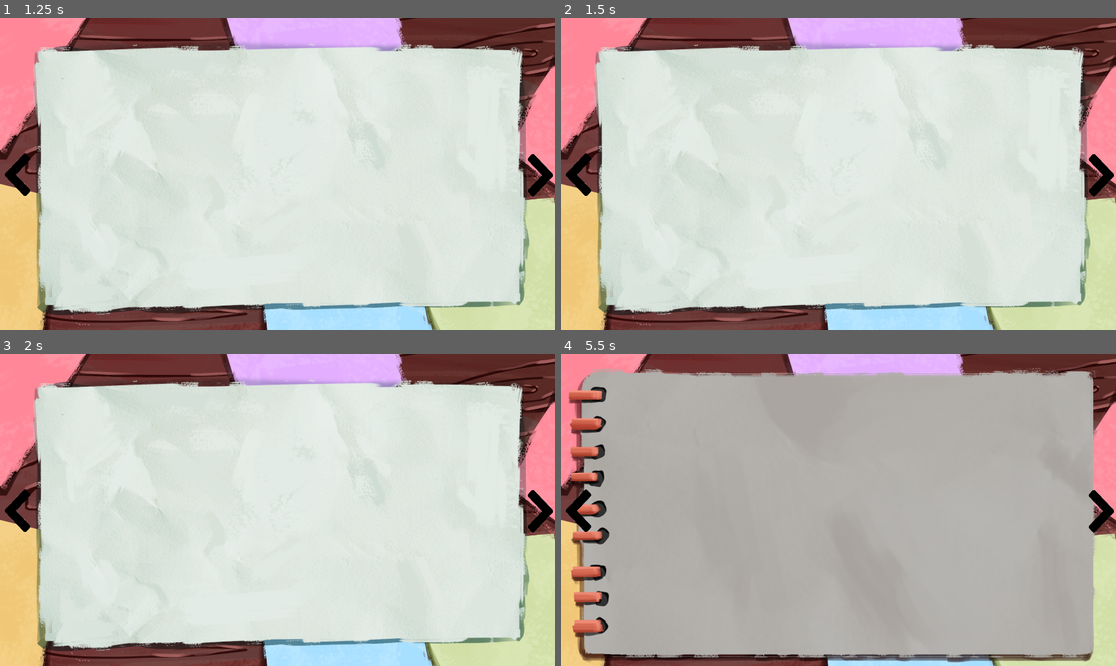
Above: before the commit, frames 1-4 (two rows, left to right).
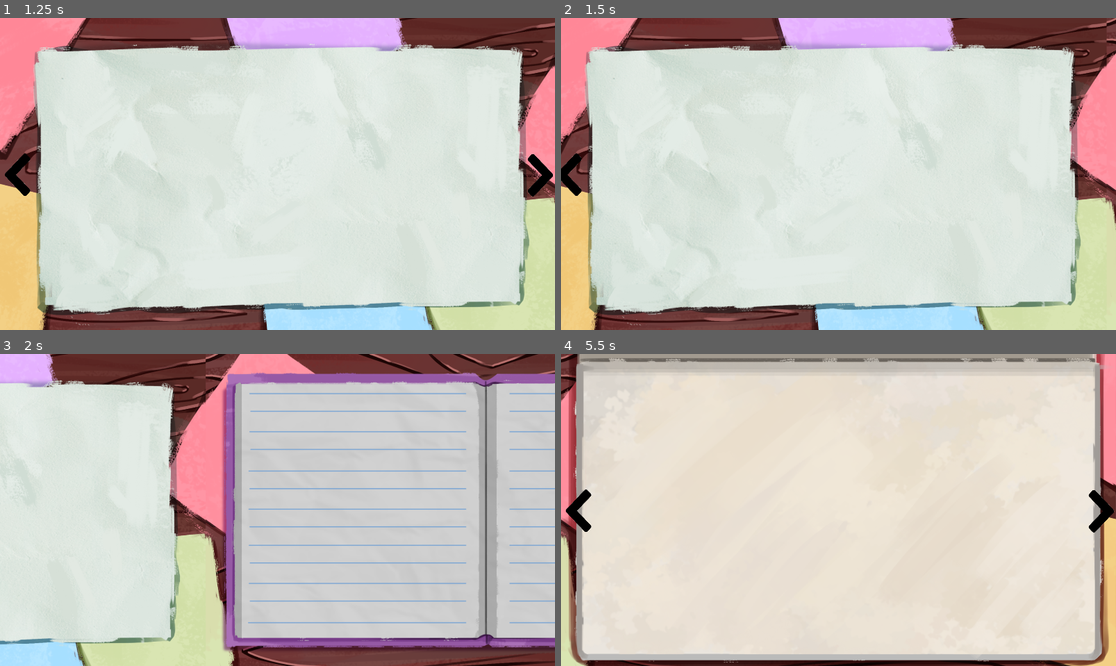
Above: after the commit, the same moments.

Repository: Stevendotcom/TheDrawingBook
Game: Godot game, scene res://scenes/main_menu.tscn
Two runs of this game, one before a commit and one after it. Both use one fixed random seed, a clock stepped at 60 frames per second and the inputs below.
Inputs (mouse positions are in pixels of both pictures, inside the frame that each line leads up to):
- Up to frame 1 (1.25 s): click "PLAY" at 0.5 s
- Up to frame 2 (1.5 s): tap Enter (ui_accept) at 1.25, 1.35 s; hold D (Right, bound only after the commit) from 1.28 s (still down)
- Up to frame 3 (2 s): keep holding D (Right, bound only after the commit); tap Enter (ui_accept) at 1.52, 1.82 s
- Up to frame 4 (5.5 s): release D (Right, bound only after the commit) at 2.03 s; hold A (Left, bound only after the commit) 2.03-2.75 s; tap Enter (ui_accept) at 2.1, 2.27, 2.57, 3.6, 5.1, 5.27 s; click (1099, 510) at 2.77 s; hold D (Right, bound only after the commit) 3.53-4.25 s; click (1099, 510) at 4.27 s; hold D (Right, bound only after the commit) from 5.03 s (still down)

Frame 1 is identical in both runs. In frame 2, 9.2% of the frame differs, in the area x 0-100%, y 0-100%; in frame 3, 61%; in frame 4, 98%.

Commit message:
Fixed Input System

Diff:
--- a/extras/scene_manager/level.gd
+++ b/extras/scene_manager/level.gd
@@ -2,14 +2,27 @@
 
 @export var scene_triggers:Array[SceneLoader]
 var data:LevelDataHandoff
+var is_enabled:bool = false
 
 func _ready() -> void:
+	is_enabled = false
 	for trigger in scene_triggers:
 		trigger.hide()
 	# TODO: Disable old creatures with EntityManager
 	if data == null:
 		enter_level()
 
+func _process(_delta: float) -> void:
+	if not is_enabled:
+		return
+
+	if Input.is_action_just_pressed("Right"):
+		scene_triggers[0]._on_left_click()
+		is_enabled = false
+
+	if Input.is_action_just_pressed("Left"):
+		scene_triggers[1]._on_left_click()
+		is_enabled = false
 
 func enter_level() -> void:
 	if data != null:
@@ -25,7 +38,6 @@
 func _on_player_entered_trigger(trigger:SceneLoader) -> void:
 	_disconnect_from_triggers()
 	data = LevelDataHandoff.new()
-	#data.entry_trigger_name = trigger.entry_trigger_name
 	data.move_dir = trigger.get_move_dir()
 	set_process(false)
 
@@ -33,6 +45,7 @@
 	for trigger in scene_triggers:
 		if not trigger.player_entered_trigger.is_connected(_on_player_entered_trigger):
 			trigger.player_entered_trigger.connect(_on_player_entered_trigger)
+	is_enabled = true
 
 func _disconnect_from_triggers() -> void:
 	for trigger in scene_triggers:
--- a/extras/scene_manager/main_menu.gd
+++ b/extras/scene_manager/main_menu.gd
@@ -1,7 +1,7 @@
 class_name MainMenu extends Control
 
 func _process(_delta: float) -> void:
-	if Input.is_action_just_pressed("ui_accept"):
+	if Input.is_action_just_pressed("PlayButton"):
 		SceneManager.load_scene("res://scenes/zones/zone1.tscn")
 
 func _on_play_button_up() -> void:
--- a/project.godot
+++ b/project.godot
@@ -26,6 +26,26 @@
 window/size/viewport_height=1080
 window/size/mode=2
 
+[input]
+
+PlayButton={
+"deadzone": 0.5,
+"events": [Object(InputEventKey,"resource_local_to_scene":false,"resource_name":"","device":0,"window_id":0,"alt_pressed":false,"shift_pressed":false,"ctrl_pressed":false,"meta_pressed":false,"pressed":false,"keycode":0,"physical_keycode":4194309,"key_label":0,"unicode":0,"location":0,"echo":false,"script":null)
+]
+}
+Left={
+"deadzone": 0.5,
+"events": [Object(InputEventKey,"resource_local_to_scene":false,"resource_name":"","device":-1,"window_id":0,"alt_pressed":false,"shift_pressed":false,"ctrl_pressed":false,"meta_pressed":false,"pressed":false,"keycode":0,"physical_keycode":65,"key_label":0,"unicode":97,"location":0,"echo":false,"script":null)
+, Object(InputEventKey,"resource_local_to_scene":false,"resource_name":"","device":0,"window_id":0,"alt_pressed":false,"shift_pressed":false,"ctrl_pressed":false,"meta_pressed":false,"pressed":false,"keycode":0,"physical_keycode":4194319,"key_label":0,"unicode":0,"location":0,"echo":false,"script":null)
+]
+}
+Right={
+"deadzone": 0.5,
+"events": [Object(InputEventKey,"resource_local_to_scene":false,"resource_name":"","device":-1,"window_id":0,"alt_pressed":false,"shift_pressed":false,"ctrl_pressed":false,"meta_pressed":false,"pressed":false,"keycode":0,"physical_keycode":68,"key_label":0,"unicode":100,"location":0,"echo":false,"script":null)
+, Object(InputEventKey,"resource_local_to_scene":false,"resource_name":"","device":-1,"window_id":0,"alt_pressed":false,"shift_pressed":false,"ctrl_pressed":false,"meta_pressed":false,"pressed":false,"keycode":0,"physical_keycode":4194321,"key_label":0,"unicode":0,"location":0,"echo":false,"script":null)
+]
+}
+
 [rendering]
 
 renderer/rendering_method="gl_compatibility"
